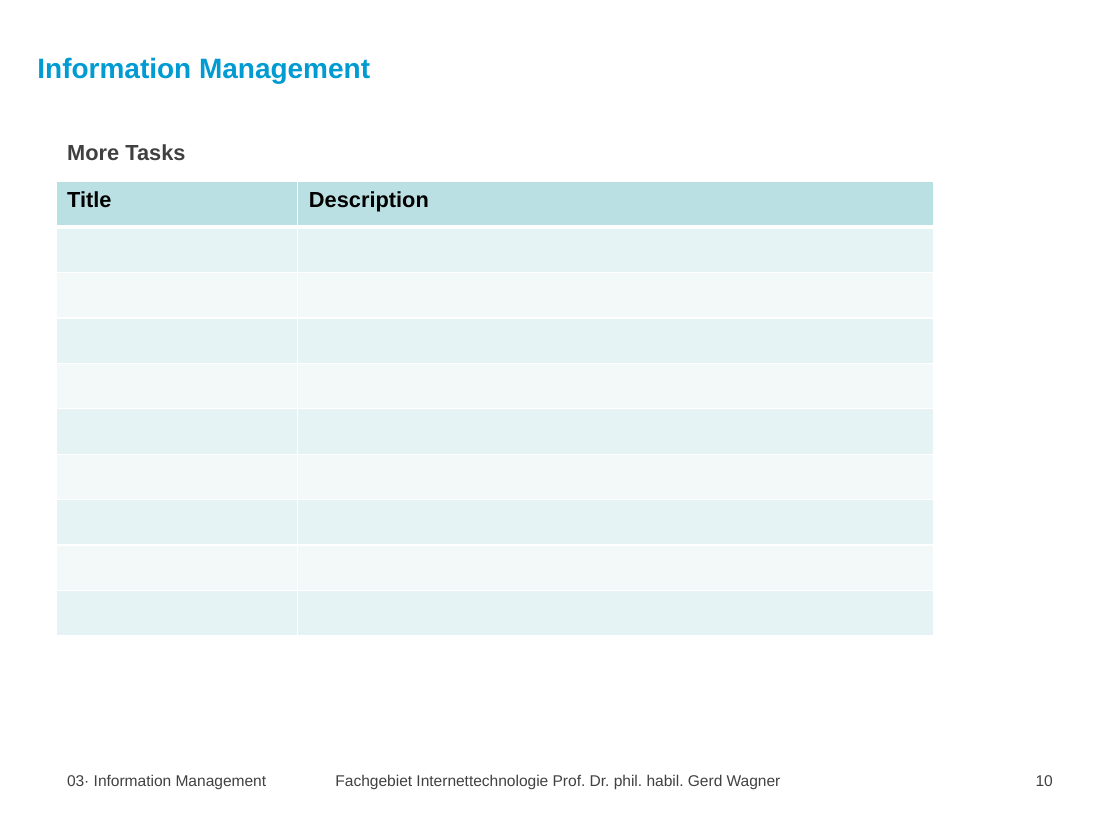
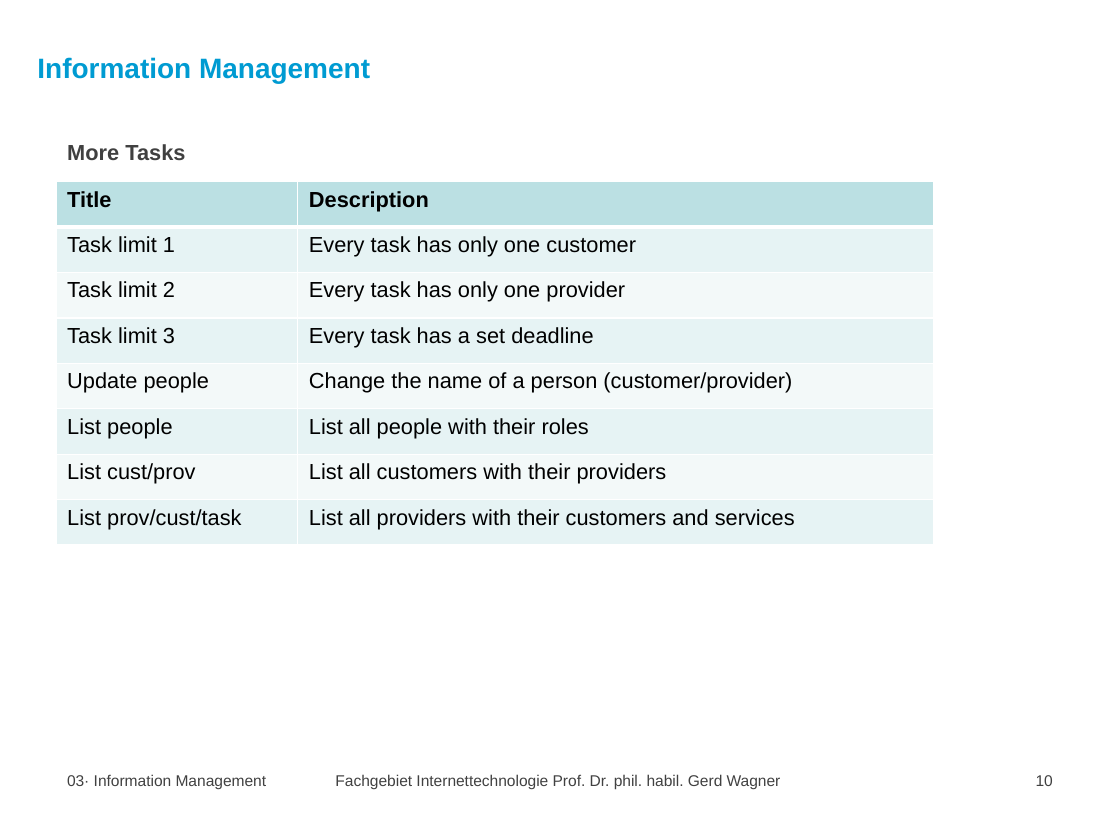
Before and after one commit to kostoele/FreestyleFreelancing_WebbApp2020, a slide deck: slide 10 of presentation/Präsentation.pptx. Drawn at 1120x840 pixels with LibreOffice and Linux fonts; fonts in the diff are those of the drawing; background and template pictures are left out. Boxes give left, top, right and bottom in pixels: in the first picture for what was removed or moved away, otherwise in the second. Text is boxed around its words. In the diff, an @@ line names an element or a change of style, - is before the commit and + after.

```diff
--- a/presentation/Präsentation.pptx
+++ b/presentation/Präsentation.pptx
@@ table at bbox=[56, 181, 933, 544] @@
-row 2:  | 
-row 3:  | 
-row 4:  | 
-row 5:  | 
-row 6:  | 
-row 7:  | 
-row 8:  | 
-row 9:  | 
-row 10:  | 
+row 2: Task limit 1 | Every task has only one customer
+row 3: Task limit 2 | Every task has only one provider
+row 4: Task limit 3 | Every task has a set deadline
+row 5: Update people | Change the name of a person (customer/provider)
+row 6: List people | List all people with their roles
+row 7: List cust/prov | List all customers with their providers
+row 8: List prov/cust/task | List all providers with their customers and services
```
Also in this commit, not shown: 3 other slides changed.
